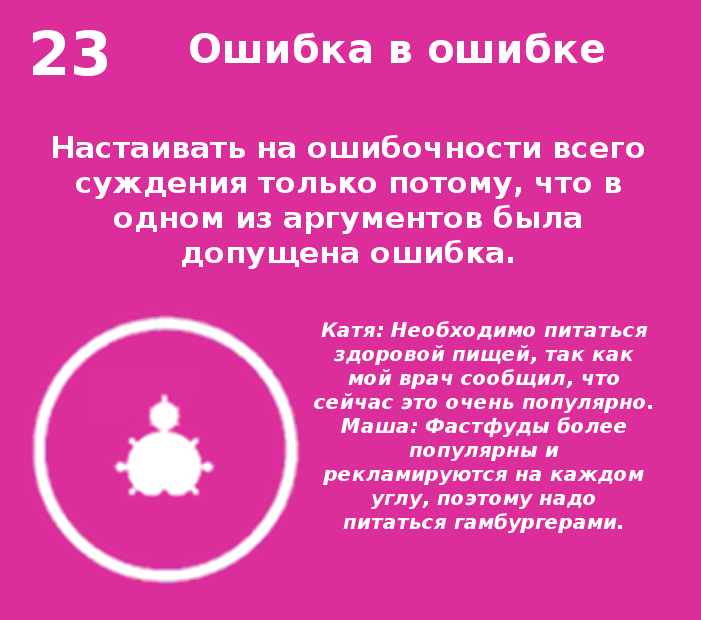
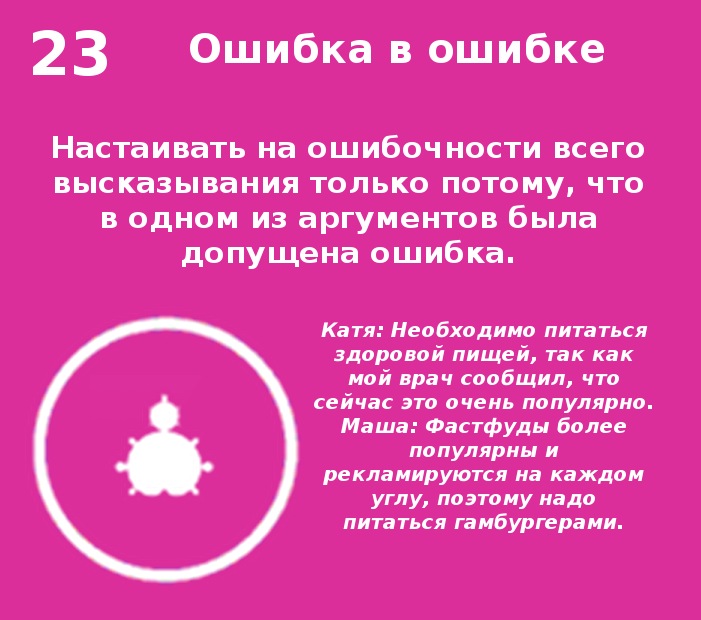
Two versions of the same layered image (701x620). Layer-by-layer changes:
painted on "Настаивать на ошибочности всег..." over [55, 177, 643, 234]
